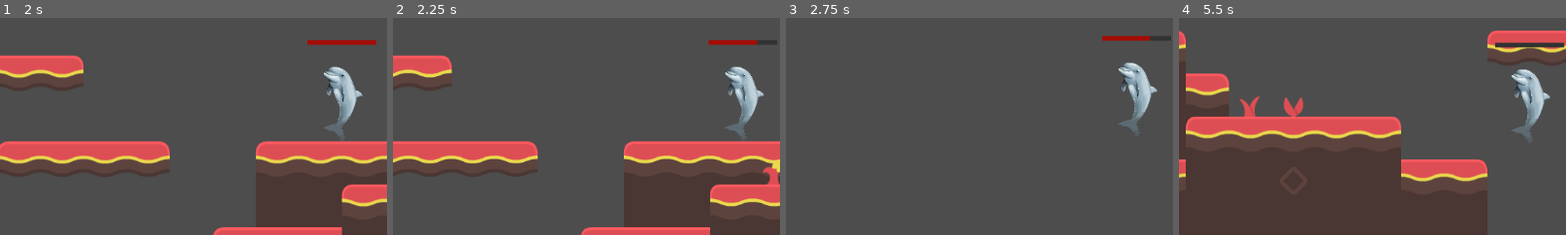
Above: before the commit, frames 1-4 (left to right).
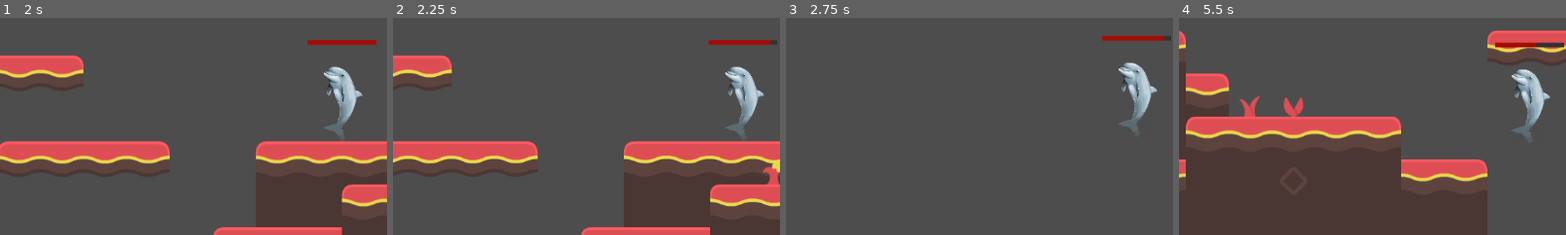
Above: after the commit, the same moments.

Repository: A-vd-E/Eget-spel
Game: Godot game, scene res://scenes/main.tscn
Same seed, same stepped clock (60 frames per second), same inputs: the game is played once before the commit and once after it.
Inputs (mouse positions are % of the whole screen's width and height, from its top left):
- Up to frame 1 (2 s): click (4, 13) at 0.52 s; type "12" at 0.6 s; click "Host" at 1.25 s
- Up to frame 2 (2.25 s): hold D (right) from 2.03 s (still down); hold L (decrease_hp) from 2.03 s (still down); tap X (attack) at 2.1 s
- Up to frame 3 (2.75 s): keep holding D (right); keep holding L (decrease_hp); tap Space (jump) at 2.27 s
- Up to frame 4 (5.5 s): release L (decrease_hp) at 2.78 s; tap L (decrease_hp) at 2.85 s; tap Space (jump) at 3.02, 4.52, 5.27 s; tap X (attack) at 3.05, 3.6, 4.55 s; release D (right) at 3.53 s; hold A (left) 3.53-4.28 s; hold L (decrease_hp) 3.53-4.28 s; tap Enter at 4.25 s; hold D (right) from 4.28 s (still down); tap C (dash) at 4.35 s; hold L (decrease_hp) from 5.03 s (still down)
The pictures show only the part of the screen within x 6-56%, y 31-81%; the shares and areas given below are measured in that part.

Frame 1 is identical in both runs. In frame 2, less than 0.1% of the frame differs, in the area x 93-98%, y 10-13%; in frame 3, 0.1%; in frame 4, 0.3%, in the area x 81-93%, y 11-14%.

Commit message:
Adjusted so player no longer damages themselves when spawning a hitbox. Fixes #14

Diff:
--- a/scripts/attack_ability.gd
+++ b/scripts/attack_ability.gd
@@ -24,10 +24,14 @@
 
 
 		owner_node = get_parent()
+
+
 		hitbox.setup(20, 0.2, owner_node, offset)
 		can_attack = false
 		$attack_again_timer.start()
 
+		print("Player:", owner_node.player_id, " executed attack. Test 2 In AttackComp")
+
 
 func _on_attack_again_timer_timeout() -> void:
 	can_attack = true
--- a/scripts/health.gd
+++ b/scripts/health.gd
@@ -5,7 +5,7 @@
 	set(value):
 		sync_health = value
 		health_changed.emit(value)
-
+var owner_id: int # The player that owns the health component
 
 
 
@@ -24,7 +24,7 @@
 @rpc "call_local"
 func take_damage(damage: int):
 
-
+		print( "Player:",owner_id, " took damage. Test 6 In HealthComp" )
 		sync_health = max(sync_health - damage, 0)
 
 
@@ -38,3 +38,7 @@
 
 func dies():
 	died.emit()
+
+func set_owner_id(id):
+	owner_id = id
+	$Hurtbox.set_owner_id(id)
--- a/scripts/hitbox.gd
+++ b/scripts/hitbox.gd
@@ -3,9 +3,11 @@
 
 @export var attacker_dmg: int
 @export var hitbox_lifetime: float
+
+
 var follow_target: Node2D
 var offset: Vector2
-
+var hurtbox_owner
 
 @onready var collision_shape: CollisionShape2D = $CollisionShape2D
 
@@ -22,6 +24,7 @@
 		if hitbox_lifetime > 0.0:
 			await get_tree().create_timer(hitbox_lifetime).timeout
 			queue_free()
+		print("Player:", follow_target.player_id, " now has a hitbox following them. Test 3 In hitbox")
 
 func _physics_process(delta):
 	if follow_target:
@@ -43,4 +46,10 @@
 		return
 
 
+	hurtbox_owner = area.owner_id
+
+	print("Player:", hurtbox_owner, " touched the hitbox. Test 4 In hitbox")
+	if hurtbox_owner == follow_target.player_id:
+		return
+
 	area.receive_hit(attacker_dmg)
--- a/scripts/hurtbox.gd
+++ b/scripts/hurtbox.gd
@@ -1,15 +1,24 @@
 class_name Hurtbox extends Area2D
 
-@onready var owner_health: Node2D = get_parent()
+@onready var player_health: Node2D = get_parent()
+
+var owner_id: int
 
 func _ready() -> void:
 	monitoring = false
 	monitorable = true
+
+
 
 	set_collision_layer_value(1, true)
 	set_collision_mask_value(1, true)
 
 
 func receive_hit(damage: int) -> void:
-	owner_health.take_damage(damage)
-	print(owner_health.get_parent().name + "took damage")
+	player_health.take_damage(damage)
+	print("Player:", owner_id, " called take damage. Test 5 In Hurtbox")
+
+
+
+func set_owner_id(id):
+	owner_id = id
--- a/scripts/player_controller.gd
+++ b/scripts/player_controller.gd
@@ -25,17 +25,15 @@
 var direction: int
 var do_jump := false # Tells player to jump, updated in InputSynchronizer
 var do_dash := false # Tells player to dash, updated in InputSynchronizer
-var do_attack := false
+var do_attack := false # Tells player to attack, updated in InputSynchronizer
 var dashing := false # To check if currently dashing
 var can_dash := true # Determines if you can dash, tied to timer
 
 
-# Changed so client only has authority over input, instead of all movement
-#func _enter_tree():
-		#set_multiplayer_authority(name.to_int()) Should be removed
 
 func _ready():
 
+	$HealthComponent.set_owner_id(player_id)
  	# Only the client player has a camera enabled, so always
 	# follows the playable characther
 	if multiplayer.get_unique_id() == player_id:
@@ -54,6 +52,7 @@
 		sync_velocity = velocity
 
 		if do_attack:
+			print("Player:",player_id, " called attack. Test 1 In Player")
 			attack_component.attack()
 			do_attack = false
 	else:
